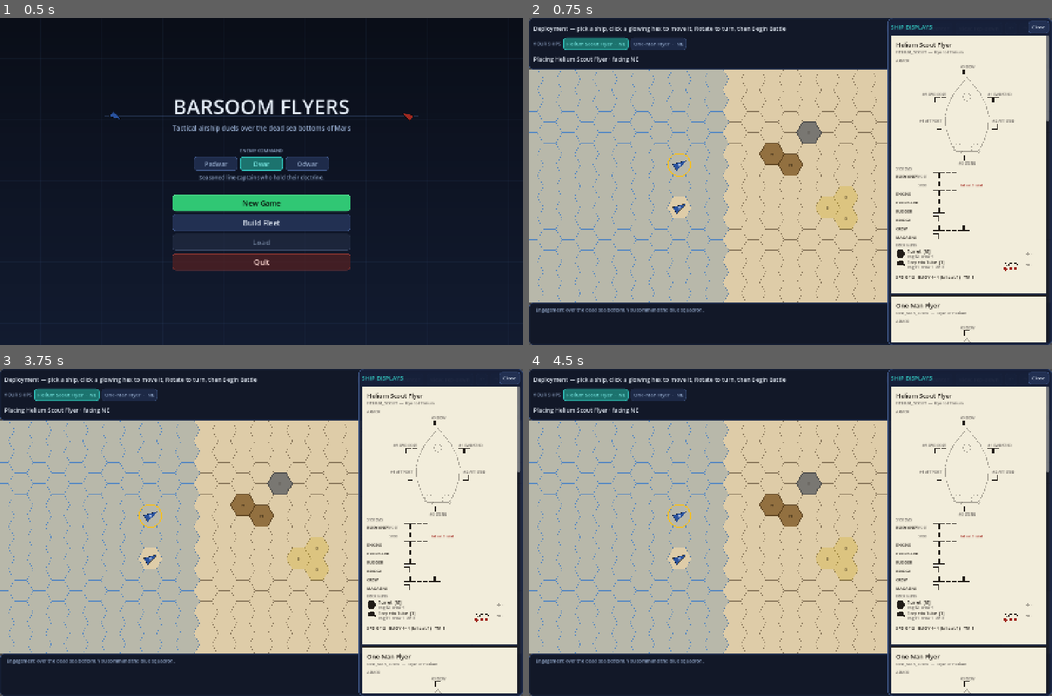
Above: before the commit, frames 1-4 (two rows, left to right).
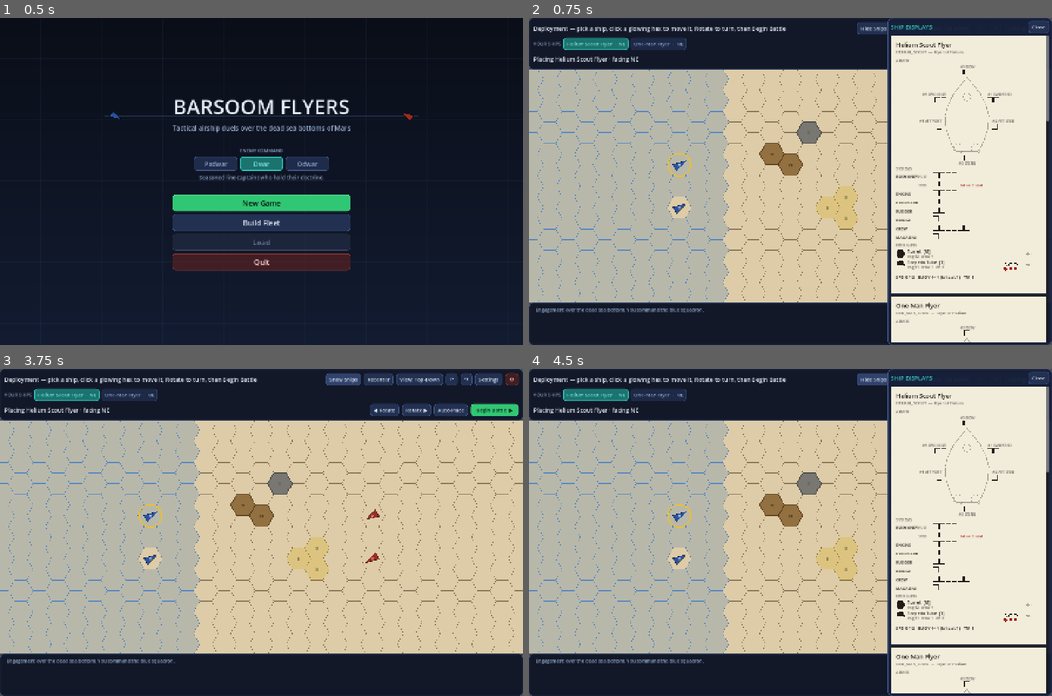
Above: after the commit, the same moments.

Repository: pklinker/martian-flyers
Game: Godot game, scene res://ui/main_menu.tscn
The game is run twice, just before and just after one commit, with the same random seed, the same clock (stepped at 60 frames per second) and the same inputs.
Inputs (mouse positions are in pixels of both pictures, inside the frame that each line leads up to):
- Up to frame 1 (0.5 s): no input
- Up to frame 2 (0.75 s): click "New Game" at 0.5 s
- Up to frame 3 (3.75 s): click (486, 378) at 1.25 s, where only the run after the commit has a clickable "Settings"; click "Begin Battle ▶" at 2 s; click "Begin Battle ▶" at 2.75 s; click "Hide Ships" at 3.5 s
- Up to frame 4 (4.5 s): click (874, 378) at 4.25 s, where only the run after the commit has a clickable "Show Ships"

Frame 1 is identical in both runs. In frame 2, 0.2% of the frame differs, in the area x 62-69%, y 1-5%; in frame 3, 30%, in the area x 62-100%, y 0-100%; in frame 4, 0.2%.

Commit message:
fix ship facing

Diff:
--- a/ui/hex_map.gd
+++ b/ui/hex_map.gd
@@ -45,6 +45,14 @@
 var engine: TurnEngine
 var highlight_moves: Array[Dictionary] = []
 var active_ship: ShipState
+
+## Ship overlay markers — the white heading needle and the name-initial letter drawn
+## over each hull. Pure presentation; toggled from the in-game settings menu. Redraws
+## when changed so the toggle takes effect immediately.
+var show_ship_markers := true:
+	set(v):
+		show_ship_markers = v
+		queue_redraw()
 
 ## Legal deployment hexes for the pre-game placement phase. A separate channel
 ## from highlight_moves (which is move-shaped and means "legal moves this
@@ -603,6 +611,13 @@
 			if c.x < -cull or c.x > size.x + cull or c.y < -cull or c.y > size.y + cull:
 				continue
 			var t: int = engine.terrain[hex]
+			# Dust hexes backed by an authored sprite are drawn entirely by that sprite
+			# once the field tilts into iso — the flat ochre tint and "D" label would
+			# just show through beneath it, so suppress them here. Overhead (no sprite
+			# drawn) keeps the flat haze + label.
+			if t == TerrainDef.Type.DUST_STORM and iso_k > 0.02 \
+					and _dust_sprites != null and _dust_sprites.has_sprites():
+				continue
 			var col := TerrainDef.render_color(t)
 			var pts := _hex_corners(hex)
 			# Skip the fill + border for model-backed terrain in isometric view.
@@ -747,7 +762,10 @@
 	var drew_model := false
 	var key: StringName = SHIP_MODELS.get(s.def.id, &"")
 	if not down and _height_scale > 0.02 and _baker != null and _baker.has_model(key):
-		var azimuth := s.facing * (TAU / 6.0) + _theta
+		# The authored hulls' local forward axis is reversed relative to facing, so
+		# without +PI they bake stern-first and the bow ends up opposite the direction
+		# of travel. +PI aligns the bow with _facing_dir (and the heading needle).
+		var azimuth := s.facing * (TAU / 6.0) + _theta + PI
 		var bucket := _baker.angle_bucket(azimuth)
 		if _baker.get_texture(key, 0, bucket, ModelBaker.View.ISO) == null:
 			_baker.request(key, 0, bucket, ModelBaker.View.ISO)   # bake the exact angle
@@ -762,11 +780,14 @@
 			var w := _baker.span(key) * hex_size
 			draw_texture_rect(tex, Rect2(c - Vector2(w * 0.5, w * _baker.anchor(key)),
 					Vector2(w, w)), false)
-			# Heading needle over the model: baked models can look similar from
-			# multiple angles, so always draw a bow line to make facing unambiguous.
-			var bow := project(cart + _facing_dir(s.facing) * 0.80, alt)
-			draw_line(c, bow, Color(1.0, 1.0, 1.0, 0.85), 2.5)
-			draw_circle(bow, maxf(hex_size * 0.09, 2.5), Color(1.0, 1.0, 1.0, 0.85))
+			# Heading needle over the model: these are pusher craft (propeller on the
+			# stern), so the prop trails the direction of travel and can read as the
+			# nose at a glance. The needle points along _facing_dir — the bow and the
+			# movement direction — to make the real heading unambiguous.
+			if show_ship_markers:
+				var bow := project(cart + _facing_dir(s.facing) * 0.80, alt)
+				draw_line(c, bow, Color(1.0, 1.0, 1.0, 0.85), 2.5)
+				draw_circle(bow, maxf(hex_size * 0.09, 2.5), Color(1.0, 1.0, 1.0, 0.85))
 			drew_model = true
 	if not drew_model:
 		# Triangle token: corners projected on the ground at altitude so it foreshortens
@@ -791,9 +812,10 @@
 		draw_line(c + Vector2(r, -r), c + Vector2(-r, r), Color(0.7, 0.1, 0.1), 3.0)
 
 	# Name initial
-	var initial := s.def.display_name.substr(0, 1)
-	draw_string(font, c + Vector2(-4.0, 4.0), initial,
-			HORIZONTAL_ALIGNMENT_LEFT, -1, 11, Color.WHITE)
+	if show_ship_markers:
+		var initial := s.def.display_name.substr(0, 1)
+		draw_string(font, c + Vector2(-4.0, 4.0), initial,
+				HORIZONTAL_ALIGNMENT_LEFT, -1, 11, Color.WHITE)
 
 
 ## A flat ellipse on the ground plane around a cartesian point, radius in hex units,
@@ -822,6 +844,21 @@
 func _terrain_variant(hex: Vector2i, t: int) -> int:
 	var n := _baker.variant_count(t)
 	return posmod(hex.x * 7 + hex.y * 13, n) if n > 0 else 0
+
+## Soft cast shadow for a standing feature. `ring` is the projected ground footprint;
+## the shadow is the convex hull of that footprint and a copy of it pushed along the sun
+## by the feature's height. Anchoring the near edge at the base keeps the shadow attached
+## to the feature instead of floating off below a tall, narrow one (e.g. a tower).
+func _draw_feature_shadow(ring: PackedVector2Array, height: float, sh_k: float) -> void:
+	if sh_k <= 0.01 or ring.is_empty():
+		return
+	var shoff := SUN_SCREEN * height * hex_size * 0.5
+	var pts := PackedVector2Array()
+	pts.append_array(ring)
+	for p in ring:
+		pts.append(p + shoff)
+	draw_colored_polygon(Geometry2D.convex_hull(pts), Color(0.05, 0.04, 0.03, 0.20 * sh_k))
+
 
 ## Draw a terrain feature using its authored 3D model when one exists, else the prism.
 ## The baked sprite is blitted at the hex with a soft ground shadow; if the needed angle
@@ -844,15 +881,17 @@
 
 	var base := HexMath.to_cartesian(hex)
 	var ground := project(base, 0.0)
-	# Soft ground shadow, offset along the sun and fading in with the tilt (as the prism).
+	# Soft ground shadow, anchored at the base and stretched along the sun by height.
+	# The pool tracks the slim model trunk, not the full hex footprint, so it neither
+	# reads wider than the tower nor pools out in front of it (the front half of a hex
+	# footprint projects toward the camera in iso).
 	var sh_k := clampf(_height_scale / ISO_HEIGHT, 0.0, 1.0)
-	if sh_k > 0.01:
-		var shoff := SUN_SCREEN * TerrainDef.render_height(t) * hex_size * 0.5
-		var shp := PackedVector2Array()
-		for i in 6:
-			var a := deg_to_rad(60.0 * i)
-			shp.append(project(base + Vector2(cos(a), sin(a)) * _terrain_radius(t), 0.0) + shoff)
-		draw_colored_polygon(shp, Color(0.05, 0.04, 0.03, 0.20 * sh_k))
+	var srad := _terrain_radius(t) * 0.5
+	var ring := PackedVector2Array()
+	for i in 6:
+		var a := deg_to_rad(60.0 * i)
+		ring.append(project(base + Vector2(cos(a), sin(a)) * srad, 0.0))
+	_draw_feature_shadow(ring, TerrainDef.render_height(t), sh_k)
 	# The sprite covers span(t) hex-units; on the map a hex-unit is hex_size px. Anchor
 	# it so the model base sits at the hex centre.
 	var w := _baker.span(t) * hex_size
@@ -881,14 +920,9 @@
 		ground.append(project(base + off, 0.0))
 		top.append(project(base + off, height))
 
-	# Soft cast shadow on the ground, offset along the sun and fading in with the tilt.
+	# Soft cast shadow on the ground, anchored at the base and stretched along the sun.
 	var sh_k := clampf(_height_scale / ISO_HEIGHT, 0.0, 1.0)
-	if sh_k > 0.01:
-		var shoff := SUN_SCREEN * height * hex_size * 0.5
-		var shp := PackedVector2Array()
-		for i in 6:
-			shp.append(ground[i] + shoff)
-		draw_colored_polygon(shp, Color(0.05, 0.04, 0.03, 0.20 * sh_k))
+	_draw_feature_shadow(ground, height, sh_k)
 
 	# Side walls, each shaded by its outward normal vs the sun, painted far-to-near.
 	var faces: Array[Dictionary] = []
--- a/ui/map_demo.gd
+++ b/ui/map_demo.gd
@@ -35,6 +35,11 @@
 var view_toggle_btn: Button           # overhead ⇄ isometric
 var rotate_l_btn: Button              # rotate field counter-clockwise (iso only)
 var rotate_r_btn: Button              # rotate field clockwise (iso only)
+var settings_btn: Button              # opens the display-settings popup
+var settings_menu: PopupMenu          # checkable display toggles (ship markers, …)
+
+## PopupMenu item ids for settings_menu.
+const SETTING_SHIP_MARKERS := 0
 
 # Game-over overlay (centered modal shown on victory/defeat/draw).
 var game_over_overlay: Panel
@@ -141,6 +146,9 @@
 	rotate_r_btn = _add_button(row1, "↷", _on_rotate_field.bind(1), "system")
 	rotate_l_btn.tooltip_text = "Rotate the field left — or right-drag the map to spin it freely"
 	rotate_r_btn.tooltip_text = "Rotate the field right — or right-drag the map to spin it freely"
+	settings_btn = _add_button(row1, "Settings", _on_settings, "system")
+	settings_btn.tooltip_text = "Display options"
+	_build_settings_menu()
 	# Save / Load / New Game now live on the title screen; the only "leave" action
 	# kept here is a gear that returns there (auto-suspending the battle).
 	var menu_btn := _add_button(row1, "⚙", _on_quit_to_menu, "warn")
@@ -313,6 +321,35 @@
 func _sync_view_buttons() -> void:
 	var iso: bool = map.view_mode == HexMapView.ViewMode.ISOMETRIC
 	view_toggle_btn.text = "View: Isometric" if iso else "View: Top-Down"
+
+
+## Build the display-settings popup. One checkable entry per overlay toggle; checks are
+## synced from the live map state each time the menu opens (in case anything else flips
+## them). Currently just the ship markers (heading needle + name initial).
+func _build_settings_menu() -> void:
+	settings_menu = PopupMenu.new()
+	settings_menu.hide_on_checkable_item_selection = false   # keep open so the check is visible
+	settings_menu.add_check_item("Ship markers", SETTING_SHIP_MARKERS)
+	settings_menu.id_pressed.connect(_on_settings_item)
+	add_child(settings_menu)
+
+
+## Pop the settings menu open just below its button, with checks reflecting current state.
+func _on_settings() -> void:
+	settings_menu.set_item_checked(
+			settings_menu.get_item_index(SETTING_SHIP_MARKERS), map.show_ship_markers)
+	var at := settings_btn.get_screen_position() + Vector2(0.0, settings_btn.size.y)
+	settings_menu.popup(Rect2i(Vector2i(at), Vector2i.ZERO))
+
+
+## Apply a settings toggle. Checkable items flip the matching map flag; the menu stays
+## open so the player can see the check change (Godot keeps a check_item popup up).
+func _on_settings_item(id: int) -> void:
+	match id:
+		SETTING_SHIP_MARKERS:
+			map.show_ship_markers = not map.show_ship_markers
+			settings_menu.set_item_checked(
+					settings_menu.get_item_index(id), map.show_ship_markers)
 
 
 ## Centered modal shown when the game ends; hidden at new-game start.
